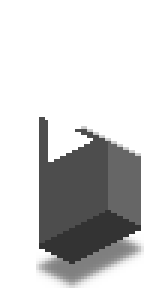
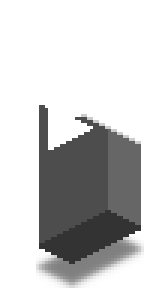
Revision of a layered 144x288 image; what changed, layer by layer:
painted on "Roof" over [39, 105, 81, 132]
renamed "Front copy #1" to "Beam", painted on it over [81, 114, 141, 156]
renamed "Front copy" to "Front", painted on it over [108, 126, 141, 156]
renamed "Side copy #1" to "Side", painted on it over [39, 105, 108, 162]
